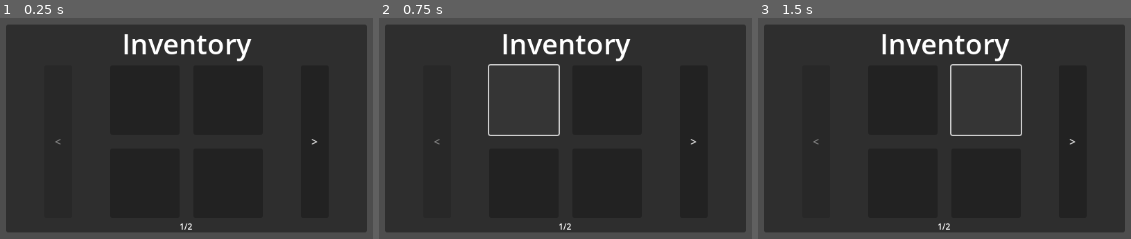
Above: before the commit, frames 1-3 (left to right).
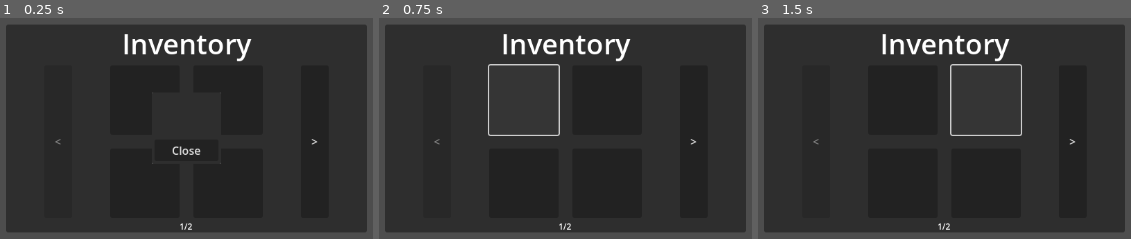
Above: after the commit, the same moments.

Repository: Xiphereal/AceAttorneyInventory
Game: Godot game, scene res://scenes/inventory.tscn
Same seed, same stepped clock (60 frames per second), same inputs: the game is played once before the commit and once after it. The project has no main scene, so this scene is started directly.
Inputs (mouse positions are in pixels of both pictures, inside the frame that each line leads up to):
- Up to frame 1 (0.25 s): no input
- Up to frame 2 (0.75 s): click (524, 99) at 0.5 s
- Up to frame 3 (1.5 s): click (985, 99) at 1.25 s

The runs differ from the first frame. In frame 1, 0.2% of the frame differs, in the area x 40-60%, y 57-67%; in frame 2, nothing differs; in frame 3, nothing differs.

Commit message:
feat: add tentative popup

Diff:
--- a/scenes/inventory.gd
+++ b/scenes/inventory.gd
@@ -15,7 +15,6 @@
 func _on_previous_pressed() -> void:
 	current_page -= 1
 
-
 	previous_button.disabled = true
 	next_button.disabled = false
 
--- a/scenes/inventory.tscn
+++ b/scenes/inventory.tscn
@@ -99,5 +99,25 @@
 horizontal_alignment = 1
 vertical_alignment = 1
 
+[node name="ObjectInspector" type="PopupPanel" parent="."]
+initial_position = 2
+size = Vector2i(100, 103)
+visible = true
+
+[node name="VBoxContainer" type="VBoxContainer" parent="ObjectInspector"]
+offset_left = 4.0
+offset_top = 4.0
+offset_right = 96.0
+offset_bottom = 99.0
+
+[node name="TextureRect" type="TextureRect" parent="ObjectInspector/VBoxContainer"]
+custom_minimum_size = Vector2(60, 60)
+layout_mode = 2
+stretch_mode = 4
+
+[node name="Button" type="Button" parent="ObjectInspector/VBoxContainer"]
+layout_mode = 2
+text = "Close"
+
 [connection signal="pressed" from="PanelContainer/VBoxContainer/HBoxContainer/Previous" to="." method="_on_previous_pressed"]
 [connection signal="pressed" from="PanelContainer/VBoxContainer/HBoxContainer/Next" to="." method="_on_next_pressed"]
